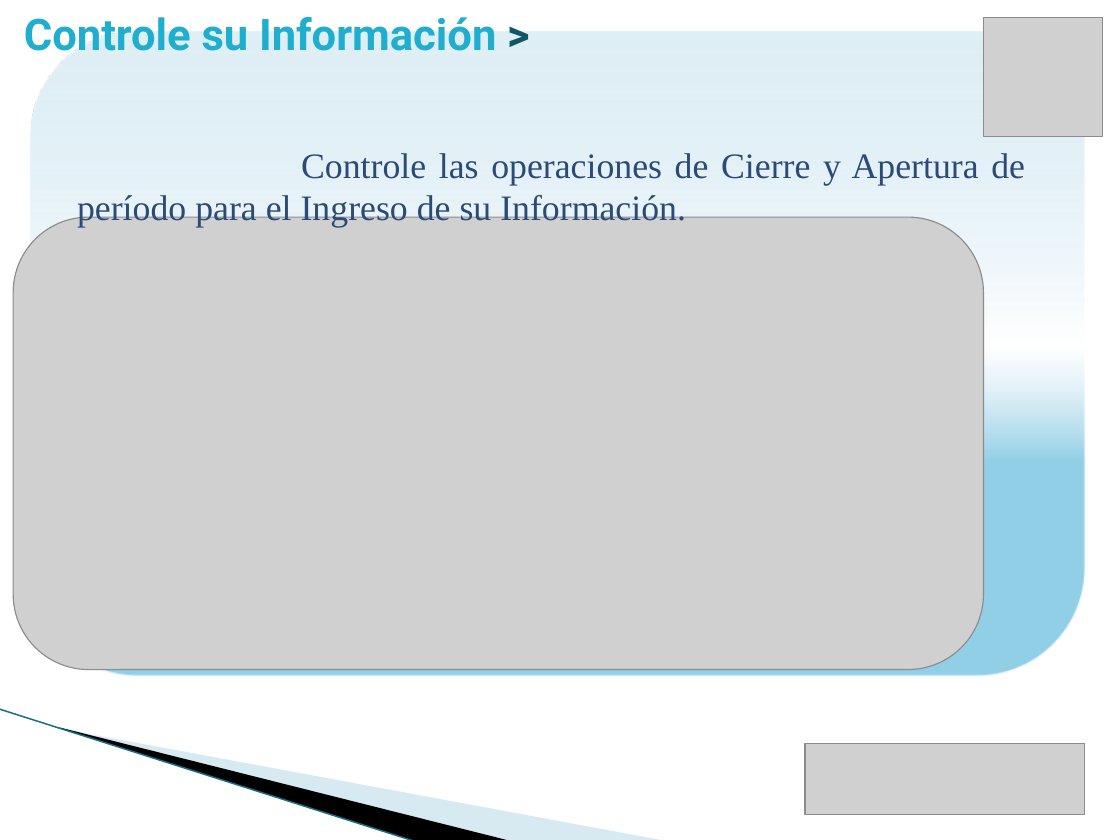
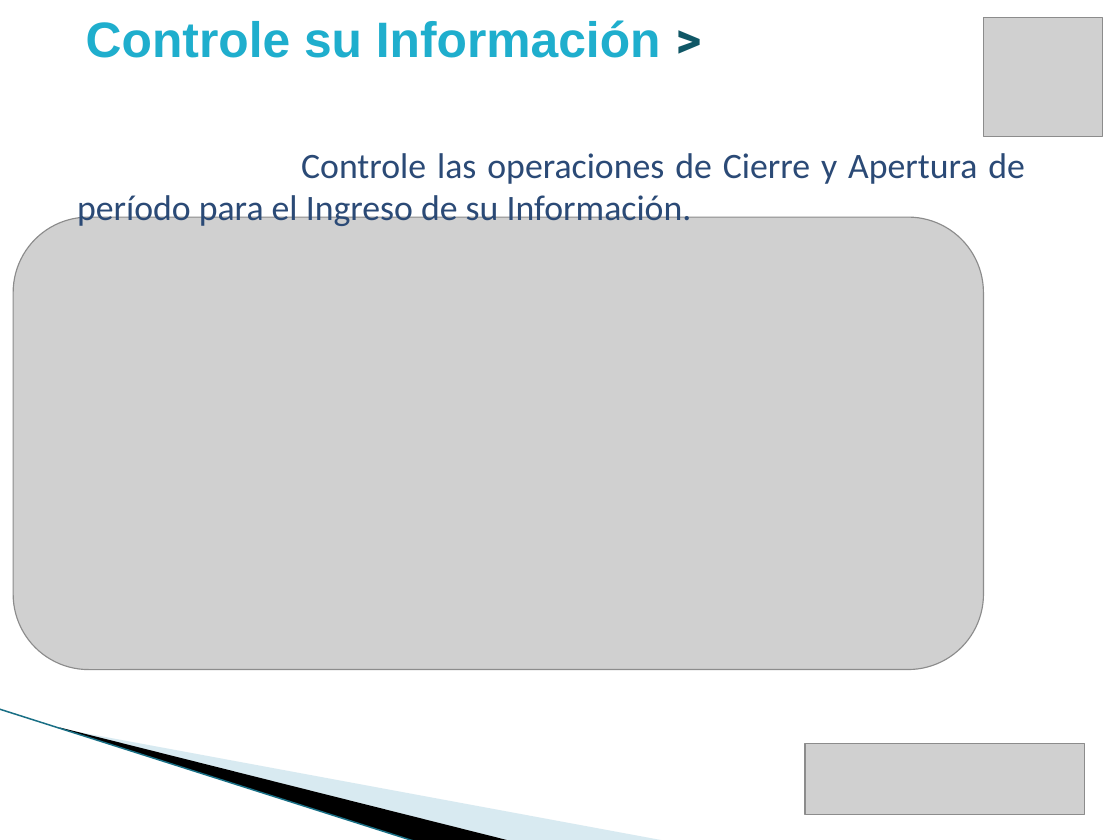
Before and after one commit to vicky1404/rev-ii, a slide deck: slide 12 of docs/comercial/brochure_2.pptx. Drawn at 1120x840 pixels with LibreOffice and Linux fonts; fonts in the diff are those of the drawing; grey boxes stand for pictures; background and template pictures are left out. Boxes give left, top, right and bottom in pixels: in the first picture for what was removed or moved away, otherwise in the second. Text is boxed around its words. In the diff, an @@ line names an element or a change of style, - is before the commit and + after.

```diff
--- a/docs/comercial/brochure_2.pptx
+++ b/docs/comercial/brochure_2.pptx
@@ text "Controle su Información >": place and size @@
-text "Controle su Información >" at [24,17,496,51]
+text "Controle su Información >" at [86,20,661,58]
@@ text "Controle su Información >" at [86,20,661,58]: size 28 to 32 pt, font Roboto to Arial @@
@@ rounded rectangle removed at [31,32,1085,676] @@
@@ text "Controle las operaciones de Cierre ..." at [77,153,1025,226]: font Times New Roman to Calibri @@
```
Also in this commit, not shown: 23 other slides changed, 1 slide added.
